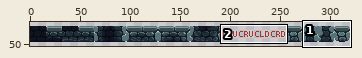
File history of a pixel-art file, aseprite/Block_Atlas.aseprite. Above: a wide view before the commit, with the close-up outlined.
Close-up. Old version:
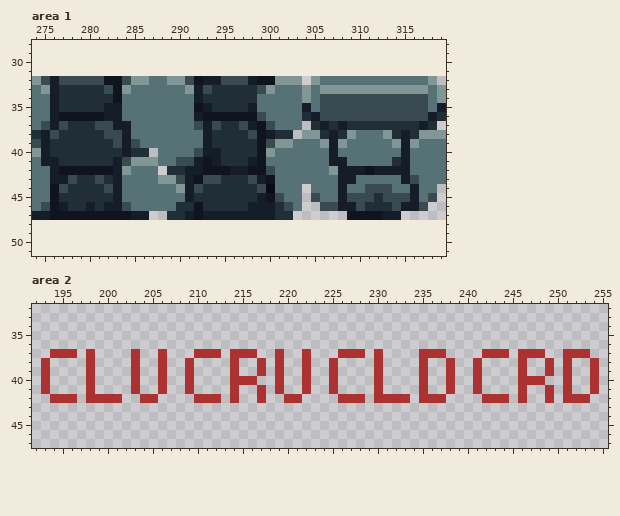
320x16 pixels, 1 frame. Shown: area 1: x 274..319, y 28..51; area 2: x 192..255, y 32..47. The old version is drawn lined up with the new one, on the new canvas. The wide view leaves out empty margins.
The result:
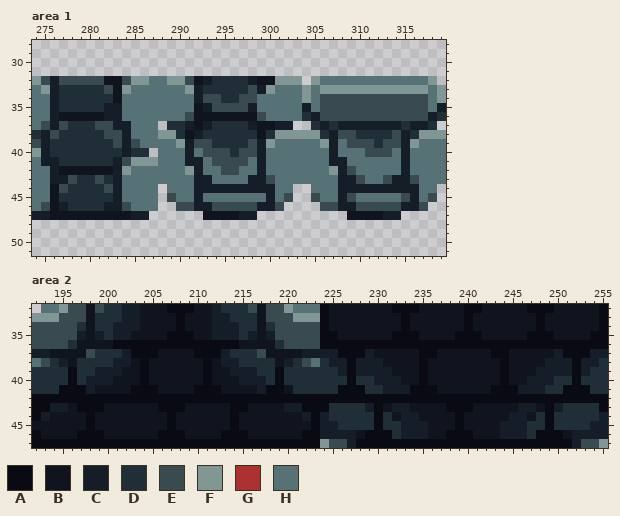
Palette (. is transparent): A #090a14  B #10141f  C #151d28  D #202e37  E #394a50  F #819796  G #ac3232  H #577277
The exact change:
canvas 320x16 -> 320x64, the old top-left corner now at 0,32
--- area 1
@@ x 274..319 @@
 31 ..............................................
-32 FECEEEEEBBEFFHHFFEBCCEEECBBFFF.FHHHHHHHHHHHHF.
-33 HFCDDDDDEBFHHHHHHFCEDDDDDEFHHHFHFFFFFFFFFFFFHF
-34 HHCDDDDDDBHHHHHHHHCDDDDDDHHHHHFHEEEEEEEEEEEEHF
-35 HHCDDDDDCCHHHHHHHHBCDDDDCHHHHHCHEEEEEEEEEEEEHC
-36 HHCBBBBBCCHHHHHHHHCBBBBBBEHHHHDCEEEEEEEEEEEECD
-37 HECEDDDEECCHHHHHHHECEDDECBEHHH.DCDCDDDDDDDDCD.
-38 DCEDDDDDEECHHHHHHHHCDDDDEBCDD.FFDCDFHHHFDCDFFF
-39 ECDDDDDDDECEHHHHHHHCDDDDDBEFFHHHFCFHHHHHFCFHHH
-40 FCDDDDDDDDCDD.HHHHECCDDDDBFHHHHHHCHHHHHHHCHHHH
-41 HCCDDDDDDCEFFFHHEECBCDDDCBHHHHHHHCCHHHHHDCHHHH
-42 HHCBBBBBBCFHHH.DDCCBBBCCBBEHHHHHHFCCCBCCCCHHHH
-43 HHCCEDDEDCHHHHFFECBEEDDDECBHHHHHHHCCHHHHHCEHHH
-44 HHBEDDDDECHHHHHHFCEDDDDDDEAHHH.HHHCHHEEEHHCHH.
-45 HHBDDDDDDCHHHHHHHCDDDDDDDCBEHH.EHHCEEEDEEECHE.
-46 HEBCDDCDCCEHHHHHDDBDDDDDCCCDEH..EECCEDDDECCE..
-47 CCBBBBBBBBBCC..DDCBCCCCCCCCDD......BBBBCC.....
+32 FECEEEEEBBEFFHHFFEBCDDDDCBBFFF.FHHHHHHHHHHHHF.
+33 HFCDDDDDEBFHHHHHHFCDDDDDECFHHHFHFFFFFFFFFFFFHF
+34 HHCDDDDDDBHHHHHHHHCEEDDEEHHHHHFHEEEEEEEEEEEEHF
+35 HHCDDDDDCCHHHHHHHHBCEEEECHHHHHCHEEEEEEEEEEEEHC
+36 HHCBBBBBCCHHHHHHHEBBBBBBBEHHHHDCEEEEEEEEEEEECD
+37 HECEDDDEECCHHH.DDCBCDDDDCBBCC..DCDCCCCCCCDCCD.
+38 DCEDDDDDEECHHHFFDBCDDDDDDBDFFFFFDCEEDDDDECDFFF
+39 ECDDDDDDDECEHHHHFCEEDDDDECFHHHHHFCHEEEDEECFHHH
+40 FCDDDDDDDDCDD.HHHCHEEEDEECHHHHHHHCHHHEEEHCHHHH
+41 HCCDDDDDDCEFFFHHHCCHEEEEHCHHHHHHHCCHHHHHHCHHHH
+42 HHCBBBBBBCFHHHHHHFCHHEEHHCHHHHHHHFCEHHHHHCHHHH
+43 HHCCEDDEDCHHHHHHHHCCHHHHCCEHHHHHHHCCEHHECCEHHH
+44 HHBEDDDDECHHHH.HHHCCCCCCCCCHH..HHHCCCCCCCCCHH.
+45 HHBDDDDDDCHHHH.EHHCHHHHHHHCHE..EHHCEHHHHHECHE.
+46 HEBCDDDDCCEHHH..EECCEEEEECCE....EECCEEEEECCE..
+47 CCBBBBBBBBBCC......BBBBCC..........BBBBCC.....
 48 ..............................................
--- area 2
@@ x 192..255 @@
-32 ................................................................
-33 ................................................................
-34 ................................................................
-35 ................................................................
-36 ................................................................
-37 ..GGG.G....G..G...GGG.GGG..G..G...GGG.G....GGG....GGG.GGG..GGG..
-38 .G....G....G..G..G....G..G.G..G..G....G....G..G..G....G..G.G..G.
-39 .G....G....G..G..G....G..G.G..G..G....G....G..G..G....G..G.G..G.
-40 .G....G....G..G..G....GGG..G..G..G....G....G..G..G....GGG..G..G.
-41 .G....G....G..G..G....G..G.G..G..G....G....G..G..G....G..G.G..G.
-42 ..GGG.GGGG..GG....GGG.G..G..GG....GGG.GGGG.GGG....GGG.G..G.GGG..
-43 ................................................................
-44 ................................................................
-45 ................................................................
-46 ................................................................
-47 ................................................................
+32 .HHFEEBEDDCCBBBAAABBCDDDEBEEFHHHABBBBBBBAAABBBBBAABBBBBAAABBBBBA
+33 FFFEEEBDDDCCBBBBABBBCCDDDBEEEFFFABBBBBBBBABBBBBBABBBBBBBABBBBBBA
+34 EEEEEDBDDCCCBBBBABBBCCCDDBDEEEEEABBBBBBBBABBBBBBABBBBBBBABBBBBBA
+35 EEEEECBCDCCBBBBAAABBCCCDCBCEEEEEAABBBBBBAAABBBBAAABBBBBAAABBBBAA
+36 EEEEDBBBBAAAAAAAAAAAAAABBBBDEEEEAAAAAAAAAAAAAAAAAAAAAAAAAAAAAAAA
+37 CCBBBBEDDDCAAABBBBAAACDDDEBBBBCCCCAAACBBBBBAABBBBBBAABBBBBCAAACC
+38 HEDCBDDDDCCBABBBBBBABCCDDDDBCDEHDCCACCCBBBBABBBBBBBBABBBBCCCACCD
+39 DDDDADDCCCBBABBBBBBABBCCCDDADDDDDDCACCCCBBBABBBBBBBBABBBCCCCACDD
+40 DDDDADCCCBBBABBBBBBABBBCCCDADDDDDDDADDCCCBBABBBBBBBBABBCCCDDADDD
+41 DDDAAACBBBBAAABBBBAAABBBBCAABDDDDDAAADDCCCAAABBBBBBAAACCCDDAAADD
+42 AAAAAAAAAAAAAAAAAAAAAAAAAAAAAAAAAAAAAAAAAAAAAAAAAAAAAAAAAAAAAAAA
+43 AACCBAAABBBBBBAAABBBBBAABBBBCCAAADDDDCABCCBBBBAAABBBBBCCBACDDDDA
+44 ACBBBBABBBBBBBBABBBBBBABBBBBBBCACDDDDDADBCCBBBBABBBBBCCBDADDDDDC
+45 BBBBBBABBBBBBBBABBBBBBABBBBBBBBACCDDDDADDCCCBBBABBBBCCCDDADDDDCC
+46 ABBBBAAABBBBBBAAABBBBAAABBBBBBAACCCCBAAADCCCBBAAABBBCCCDAAABCCCC
+47 AAAAAAAAAAAAAAAAAAAAAAAAAAAAAAAAFEECAAAAAAAAAAAAAAAAAAAAAAAACEEF
Changed places in both close-ups, as pixel boxes (x1, y1, x2, y2):
changed: (158, 76, 302, 220)
changed: (338, 121, 419, 211)
changed: (86, 202, 95, 211)
changed: (32, 304, 608, 448)
